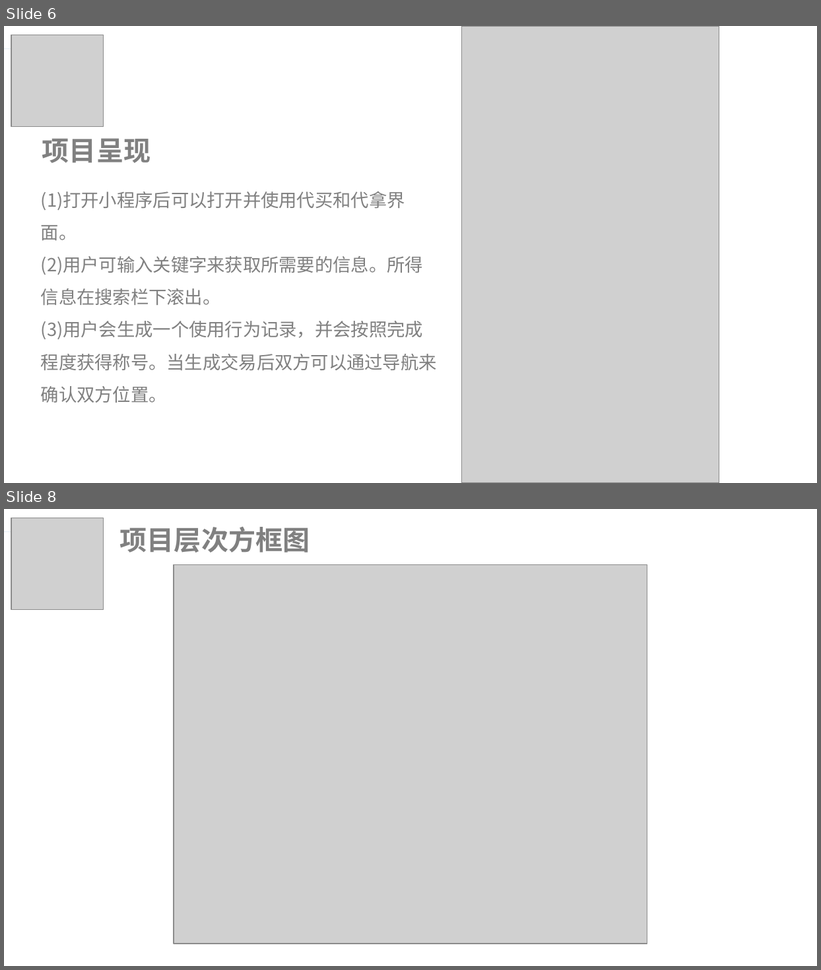
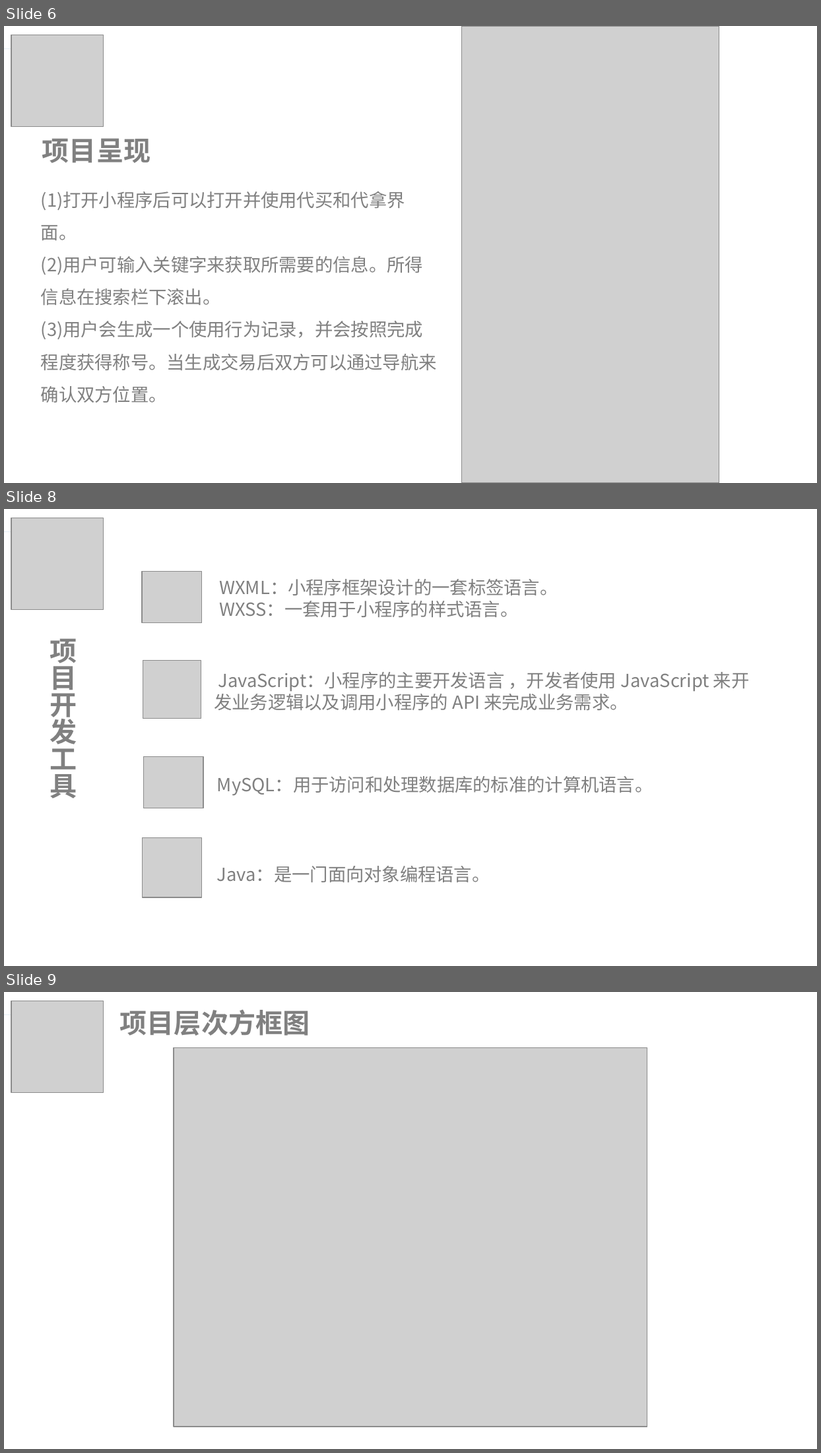
Before and after one commit to lorenzoyoung/ZUCC-Lazy-Bone, a slide deck: 评审PPT/项目计划/ZUCCLazyBone项目计划.pptx. Shown one above the other, each under a label of ours: slides 6 and 8 before the commit, slides 6, 8 and 9 after it; the slides between them are not shown. The pictures are 821x970 and 821x1453 pixels, drawn with LibreOffice and Linux fonts; fonts in the diff are those of the drawing; grey boxes stand for pictures. Boxes give left, top, right and bottom in pixels: in the first picture for what was removed or moved away, otherwise in the second. Text is boxed around its words. In the diff, an @@ line names an element or a change of style, - is before the commit and + after.

Commit message:
update0323
2019年3月23日22:43:17 完成本周工作

```diff
--- a/评审PPT/项目计划/ZUCCLazyBone项目计划.pptx
+++ b/评审PPT/项目计划/ZUCCLazyBone项目计划.pptx
@@ slide 8 added at (4, 509, 817, 966), background #FFFFFF; not listed: 1 template element that a slide beside it also shows @@
@@ picture added at (11, 518, 103, 610) @@
@@ rectangle added at (4, 531, 141, 576), fill #FFFFFF @@
@@ text added at (34, 535, 121, 553), 13 pt, text #808080 @@
+年度工作概述
@@ picture added at (142, 572, 201, 624) @@
@@ text added at (219, 579, 558, 617), 16 pt, text #808080 @@
+WXML：小程序框架设计的一套标签语言。
+WXSS：一套用于小程序的样式语言。
@@ text added at (50, 639, 77, 799), 24 pt, text #808080, bold @@
+项目开发工具
@@ picture added at (143, 660, 201, 719) @@
@@ text added at (214, 672, 750, 710), 16 pt, text #808080 @@
+JavaScript：小程序的主要开发语言 ，开发者使用 JavaScript 来开发业务逻辑以及调用小程序的 API 来完成业务需求。
@@ picture added at (144, 757, 204, 808) @@
@@ text added at (217, 776, 653, 796), 16 pt, text #808080 @@
+MySQL：用于访问和处理数据库的标准的计算机语言。
@@ picture added at (142, 838, 201, 898) @@
@@ text added at (217, 866, 490, 883), 16 pt, text #808080 @@
+Java：是一门面向对象编程语言。
@@ what was slide 8 is now slide 9 @@
```
Also in this commit, not shown: 4 slides changed, 17 other files.
